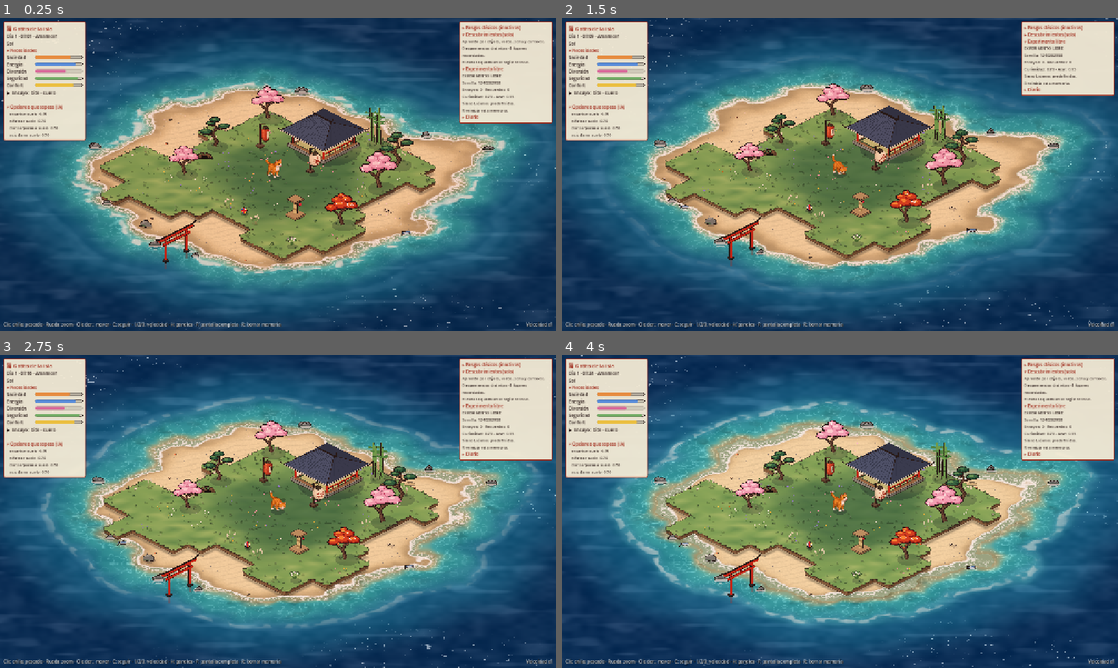
Above: before the commit, frames 1-4 (two rows, left to right).
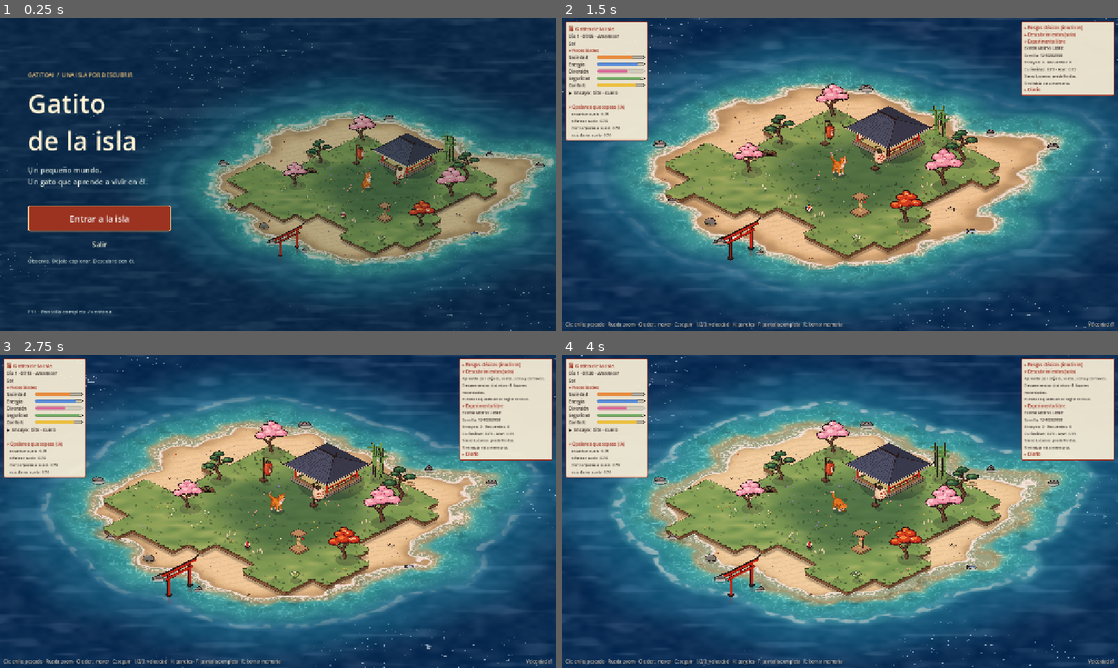
Above: after the commit, the same moments.

Repository: Nachowaca/AICatIsland
Game: Godot game, scene res://scenes/start_menu.tscn
Same seed, same stepped clock (60 frames per second), same inputs: the game is played once before the commit and once after it. Before the commit the project starts from res://scenes/main.tscn.
Inputs (mouse positions are in pixels of both pictures, inside the frame that each line leads up to):
- Up to frame 1 (0.25 s): no input
- Up to frame 2 (1.5 s): click (662, 218) at 0.5 s, where only the run after the commit has a clickable "Entrar a la isla"; click "▾ Descubrimientos (solo)" at 1.25 s
- Up to frame 3 (2.75 s): click "▸ Descubrimientos (solo)" at 2 s
- Up to frame 4 (4 s): click "▾ Descubrimientos (solo)" at 2.75 s; click "▸ Descubrimientos (solo)" at 3.5 s

The runs differ from the first frame. In frame 1, 70% of the frame differs, in the area x 0-100%, y 0-100%; in frame 2, 4.3%; in frame 3, 0.6%; in frame 4, 0.6%.

Commit message:
Añade pantalla de inicio con isla animada y arranque en pantalla completa

Diff:
--- a/project.godot
+++ b/project.godot
@@ -11,7 +11,7 @@
 [application]
 
 config/name="GatitoAI"
-run/main_scene="res://scenes/main.tscn"
+run/main_scene="res://scenes/start_menu.tscn"
 config/features=PackedStringArray("4.7", "Forward Plus")
 config/icon="res://icon.svg"
 
@@ -19,6 +19,7 @@
 
 window/size/viewport_width=1280.0
 window/size/viewport_height=720.0
+window/size/mode=3
 window/size/window_width_override=1600.0
 window/size/window_height_override=900.0
 window/stretch/mode="canvas_items"
--- /dev/null
+++ b/scenes/start_menu.tscn
@@ -0,0 +1,151 @@
+[gd_scene load_steps=5 format=3]
+
+[ext_resource type="Script" path="res://scripts/ui/start_menu.gd" id="1"]
+
+[sub_resource type="StyleBoxFlat" id="ButtonNormal"]
+bg_color = Color(0.61, 0.20, 0.13, 1)
+content_margin_left = 24.0
+content_margin_top = 16.0
+content_margin_right = 24.0
+content_margin_bottom = 16.0
+corner_radius_top_left = 5
+corner_radius_top_right = 5
+corner_radius_bottom_left = 5
+corner_radius_bottom_right = 5
+
+[sub_resource type="StyleBoxFlat" id="ButtonHover"]
+bg_color = Color(0.76, 0.30, 0.18, 1)
+content_margin_left = 24.0
+content_margin_top = 16.0
+content_margin_right = 24.0
+content_margin_bottom = 16.0
+corner_radius_top_left = 5
+corner_radius_top_right = 5
+corner_radius_bottom_left = 5
+corner_radius_bottom_right = 5
+
+[sub_resource type="StyleBoxFlat" id="ButtonFocus"]
+bg_color = Color(0, 0, 0, 0)
+border_width_left = 2
+border_width_top = 2
+border_width_right = 2
+border_width_bottom = 2
+border_color = Color(1, 0.85, 0.57, 1)
+corner_radius_top_left = 5
+corner_radius_top_right = 5
+corner_radius_bottom_left = 5
+corner_radius_bottom_right = 5
+
+[node name="StartMenu" type="Node"]
+script = ExtResource("1")
+
+[node name="Interface" type="CanvasLayer" parent="."]
+layer = 50
+
+[node name="Screen" type="Control" parent="Interface"]
+layout_mode = 3
+anchors_preset = 15
+anchor_right = 1.0
+anchor_bottom = 1.0
+grow_horizontal = 2
+grow_vertical = 2
+
+[node name="Shade" type="ColorRect" parent="Interface/Screen"]
+layout_mode = 1
+anchors_preset = 15
+anchor_right = 1.0
+anchor_bottom = 1.0
+grow_horizontal = 2
+grow_vertical = 2
+mouse_filter = 2
+color = Color(0.045, 0.09, 0.12, 0.28)
+
+[node name="Margins" type="MarginContainer" parent="Interface/Screen"]
+layout_mode = 1
+anchors_preset = 15
+anchor_right = 1.0
+anchor_bottom = 1.0
+grow_horizontal = 2
+grow_vertical = 2
+theme_override_constants/margin_left = 64
+theme_override_constants/margin_top = 36
+theme_override_constants/margin_right = 64
+theme_override_constants/margin_bottom = 36
+
+[node name="Columns" type="HBoxContainer" parent="Interface/Screen/Margins"]
+layout_mode = 2
+theme_override_constants/separation = 36
+
+[node name="Menu" type="VBoxContainer" parent="Interface/Screen/Margins/Columns"]
+custom_minimum_size = Vector2(330, 0)
+layout_mode = 2
+theme_override_constants/separation = 14
+
+[node name="TopSpace" type="Control" parent="Interface/Screen/Margins/Columns/Menu"]
+layout_mode = 2
+size_flags_vertical = 3
+mouse_filter = 2
+
+[node name="Eyebrow" type="Label" parent="Interface/Screen/Margins/Columns/Menu"]
+layout_mode = 2
+theme_override_colors/font_color = Color(0.95, 0.76, 0.48, 1)
+theme_override_font_sizes/font_size = 13
+text = "GATITOAI  /  UNA ISLA POR DESCUBRIR"
+
+[node name="Title" type="Label" parent="Interface/Screen/Margins/Columns/Menu"]
+layout_mode = 2
+theme_override_colors/font_color = Color(1, 0.95, 0.83, 1)
+theme_override_font_sizes/font_size = 60
+text = "Gatito\nde la isla"
+
+[node name="Description" type="Label" parent="Interface/Screen/Margins/Columns/Menu"]
+custom_minimum_size = Vector2(330, 0)
+layout_mode = 2
+theme_override_colors/font_color = Color(0.85, 0.89, 0.86, 1)
+theme_override_font_sizes/font_size = 17
+text = "Un pequeño mundo.\nUn gato que aprende a vivir en él."
+
+[node name="Gap" type="Control" parent="Interface/Screen/Margins/Columns/Menu"]
+custom_minimum_size = Vector2(0, 15)
+layout_mode = 2
+mouse_filter = 2
+
+[node name="Start" type="Button" parent="Interface/Screen/Margins/Columns/Menu"]
+layout_mode = 2
+theme_override_colors/font_color = Color(1, 0.96, 0.85, 1)
+theme_override_colors/font_hover_color = Color(1, 1, 0.95, 1)
+theme_override_font_sizes/font_size = 20
+theme_override_styles/normal = SubResource("ButtonNormal")
+theme_override_styles/hover = SubResource("ButtonHover")
+theme_override_styles/pressed = SubResource("ButtonNormal")
+theme_override_styles/focus = SubResource("ButtonFocus")
+text = "Entrar a la isla"
+
+[node name="Quit" type="Button" parent="Interface/Screen/Margins/Columns/Menu"]
+layout_mode = 2
+theme_override_colors/font_color = Color(0.89, 0.89, 0.79, 1)
+theme_override_font_sizes/font_size = 16
+text = "Salir"
+flat = true
+
+[node name="Status" type="Label" parent="Interface/Screen/Margins/Columns/Menu"]
+layout_mode = 2
+theme_override_colors/font_color = Color(0.79, 0.85, 0.83, 1)
+theme_override_font_sizes/font_size = 12
+text = "Observa. Déjalo explorar. Descubre con él."
+
+[node name="BottomSpace" type="Control" parent="Interface/Screen/Margins/Columns/Menu"]
+layout_mode = 2
+size_flags_vertical = 3
+mouse_filter = 2
+
+[node name="FullscreenHint" type="Label" parent="Interface/Screen/Margins/Columns/Menu"]
+layout_mode = 2
+theme_override_colors/font_color = Color(0.77, 0.84, 0.83, 1)
+theme_override_font_sizes/font_size = 12
+text = "F11 · Pantalla completa / ventana"
+
+[node name="IslandSpace" type="Control" parent="Interface/Screen/Margins/Columns"]
+layout_mode = 2
+size_flags_horizontal = 3
+mouse_filter = 2
--- /dev/null
+++ b/scripts/ui/start_menu.gd
@@ -0,0 +1,73 @@
+class_name StartMenu
+extends Node
+## Isla de presentación: no carga ni guarda la memoria del jugador.
+const GAME = preload("res://scenes/main.tscn")
+var backdrop: Node2D
+var _entering: bool = false
+
+@onready var start_button: Button = $Interface/Screen/Margins/Columns/Menu/Start
+@onready var quit_button: Button = $Interface/Screen/Margins/Columns/Menu/Quit
+@onready var status: Label = $Interface/Screen/Margins/Columns/Menu/Status
+
+func _ready() -> void:
+	Engine.time_scale = 1.0
+	backdrop = GAME.instantiate() as Node2D
+	(backdrop.get_node("Entities/Cat") as Cat).persist_brain = false
+	var cycle: DayNight = backdrop.get_node("DayNight") as DayNight
+	cycle.start_hour = 16.5
+	cycle.day_length_sec = 2400.0
+	add_child(backdrop)
+	(backdrop.get_node("HUD") as CanvasLayer).visible = false
+	backdrop.set("_follow", false)
+	backdrop.set_process(false)
+	backdrop.set_process_unhandled_input(false)
+	var cat: Cat = backdrop.get_node("Entities/Cat") as Cat
+	cat.set_process(false)
+	cat.pose = "sit"
+	cat._apply_pose(0.0)
+	_fit_background()
+	get_viewport().size_changed.connect(_fit_background)
+	start_button.pressed.connect(_enter_island)
+	quit_button.pressed.connect(func() -> void: get_tree().quit())
+	start_button.grab_focus()
+
+func _fit_background() -> void:
+	var island: Island = backdrop.get_node("Island") as Island
+	var camera: Camera2D = backdrop.get_node("Camera2D") as Camera2D
+	var size: Vector2 = get_viewport().get_visible_rect().size
+	var low: Vector2 = Iso.to_screen(Vector2.ONE * float(island.map_size) * 0.5)
+	var high: Vector2 = low
+	for cell: Vector2i in island.land_cells:
+		var point: Vector2 = Iso.to_screen(Vector2(cell))
+		low.x = minf(low.x, point.x)
+		low.y = minf(low.y, point.y)
+		high.x = maxf(high.x, point.x)
+		high.y = maxf(high.y, point.y)
+	low -= Vector2(75, 120)
+	high += Vector2(75, 70)
+	var bounds: Vector2 = high - low
+	var menu_width: float = 440.0
+	var zoom_factor: float = minf(maxf(size.x - menu_width - 50.0, 200.0) / bounds.x, maxf(size.y - 100.0, 200.0) / bounds.y)
+	camera.zoom = Vector2.ONE * zoom_factor
+	camera.position = (low + high) * 0.5 - Vector2(menu_width * 0.5 / zoom_factor, 0)
+
+func _enter_island() -> void:
+	if _entering:
+		return
+	_entering = true
+	start_button.disabled = true
+	status.text = "La isla te espera…"
+	var error: Error = get_tree().change_scene_to_file("res://scenes/main.tscn")
+	if error != OK:
+		_entering = false
+		start_button.disabled = false
+		status.text = "No se pudo abrir la isla. Intenta otra vez."
+		push_error("Error al iniciar la isla: %s" % error_string(error))
+
+func _unhandled_input(event: InputEvent) -> void:
+	if event is InputEventKey and event.pressed and not event.echo:
+		var key: InputEventKey = event as InputEventKey
+		if key.keycode == KEY_F11 or key.keycode == KEY_F:
+			var fullscreen: bool = DisplayServer.window_get_mode() == DisplayServer.WINDOW_MODE_FULLSCREEN
+			DisplayServer.window_set_mode(DisplayServer.WINDOW_MODE_WINDOWED if fullscreen else DisplayServer.WINDOW_MODE_FULLSCREEN)
+			get_viewport().set_input_as_handled()
Not shown, added: scripts/ui/start_menu.gd.uid
Not shown, changed: Pendientes.md
